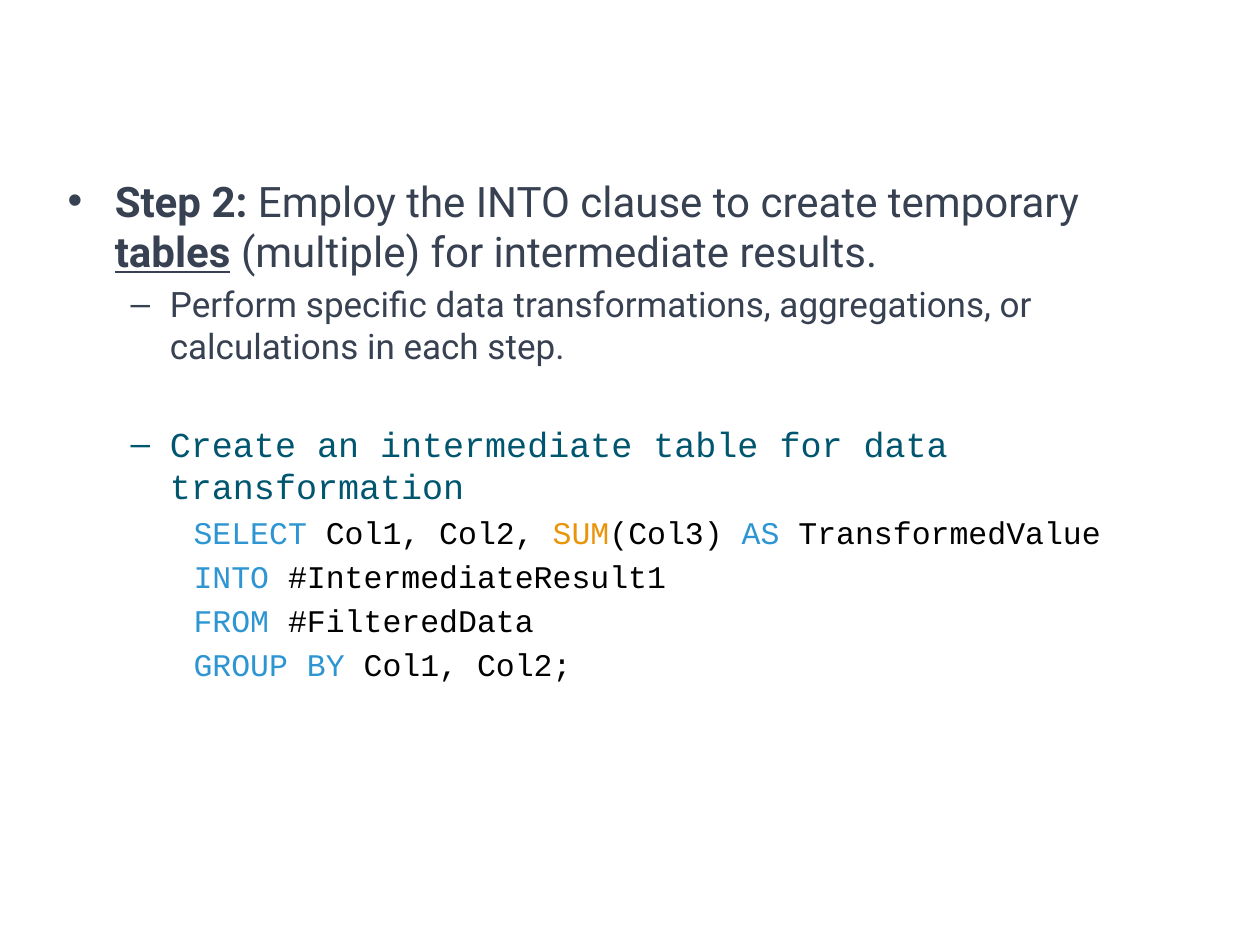
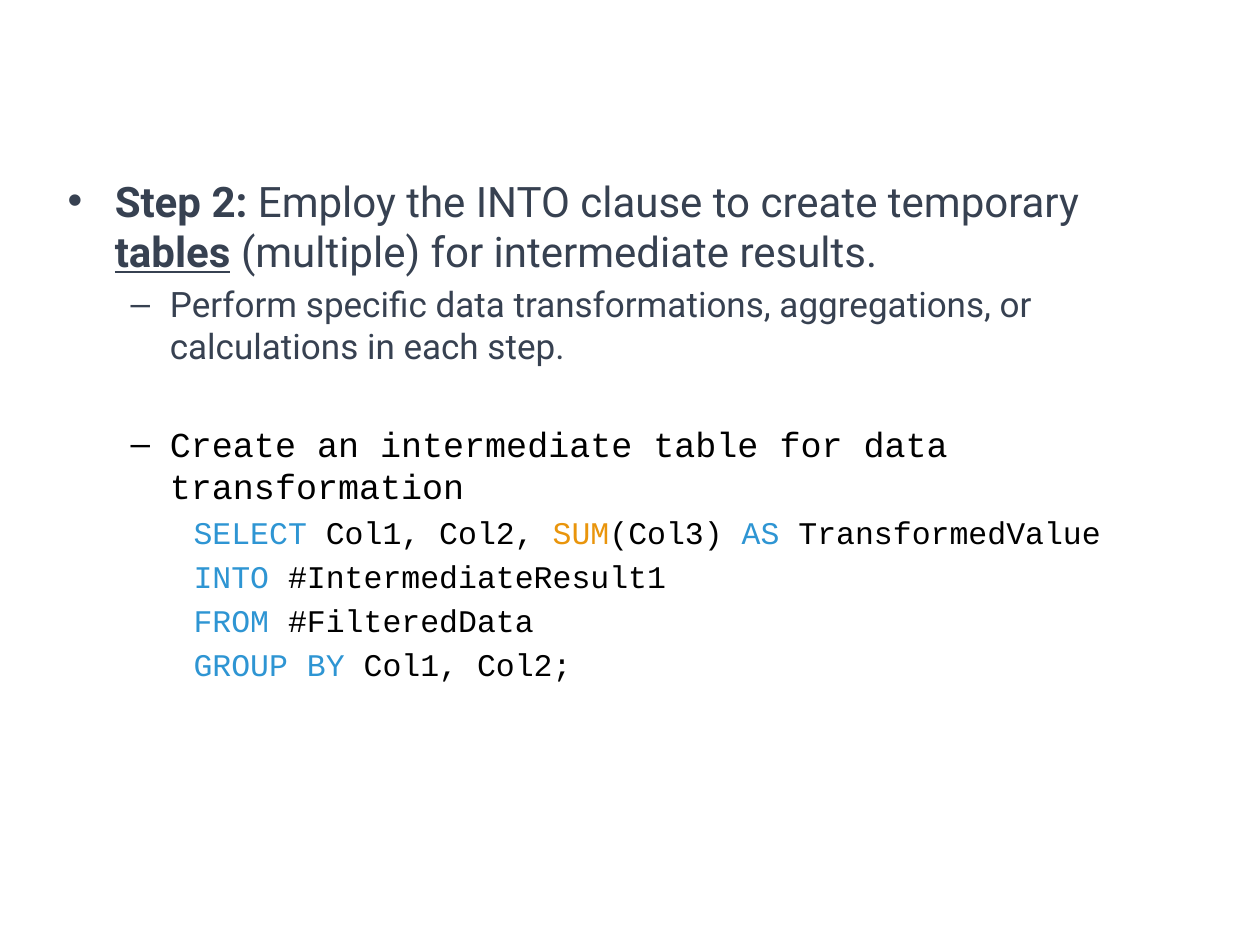
Before and after one commit to a099954/ABC-Program, a slide deck: slide 12 of SQL/Day 6 Temp Tables/Temp Tables SQL.pptx. Drawn at 1260x945 pixels with LibreOffice and Linux fonts; fonts in the diff are those of the drawing; background and template pictures are left out. Boxes give left, top, right and bottom in pixels: in the first picture for what was removed or moved away, otherwise in the second. Text is boxed around its words. In the diff, an @@ line names an element or a change of style, - is before the commit and + after.

Commit message:
saved the ppt changes

```diff
--- a/SQL/Day 6 Temp Tables/Temp Tables SQL.pptx
+++ b/SQL/Day 6 Temp Tables/Temp Tables SQL.pptx
@@ text at [170, 433, 948, 500]: text colour #00556F to #000000 in "Create an intermediate table for data transformation" @@
```
